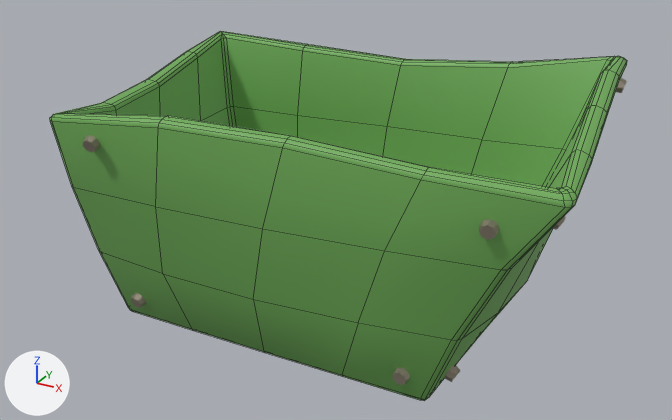
An edit to the FBX model art/models/StorageCrate/StorageCrate.fbx, drawn before and after from the same camera.
One viewpoint serves both versions: a 50 mm lens placed at (5.37, -9.43, 6.09), pointed at (0.29, -0.19, 1.47). Every picture has the same lights, and +X, +Y and +Z are marked at lower left. The older version comes first. Mesh edges are drawn as thin lines on the coarser meshes. Where no turn or scale is listed for an object, it has been applied to the vertices.

The first picture shows 'Body', 'Bolts'.
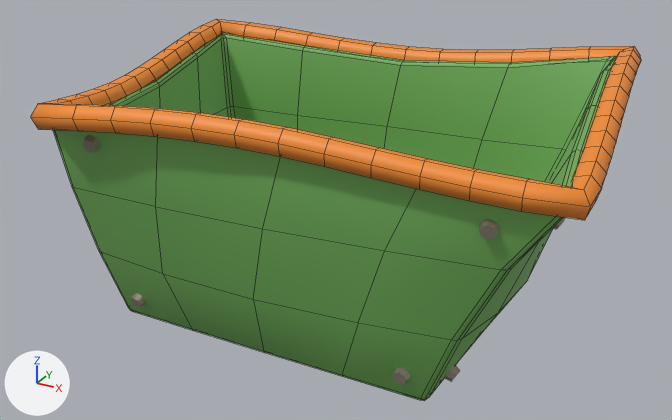
Commit message: phase 4: StorageCrate - orange trim tube around the opening rim

What differs and where, as boxes [x1, y1, x2, y2] in the pictures (672 x 420 px):
'Trim', added (orange)
    after: [30, 19, 641, 220]

The change, as a diff of the scene's bpy script:
```diff
--- a/art/models/StorageCrate/StorageCrate.fbx.py
+++ b/art/models/StorageCrate/StorageCrate.fbx.py
@@ mat_trim @@
+mat_trim = principled_material('Trim')
+mat_trim.base_color = (0.89, 0.263, 0.0272)  # orange #f28c2e
@@ me_trim @@
+me_trim.from_pydata(...)  # 288 vertices, 288 faces; spans x -2.8..3.7, y -2.46..2.47, z 2.63..3.36
+me_trim.materials.append(mat_trim)  # orange #f28c2e
@@ ob_trim @@
+ob_trim = bpy.data.objects.new('Trim', me_trim)
+ob_trim.location = (0.0, 0.0, 0.0)
```
